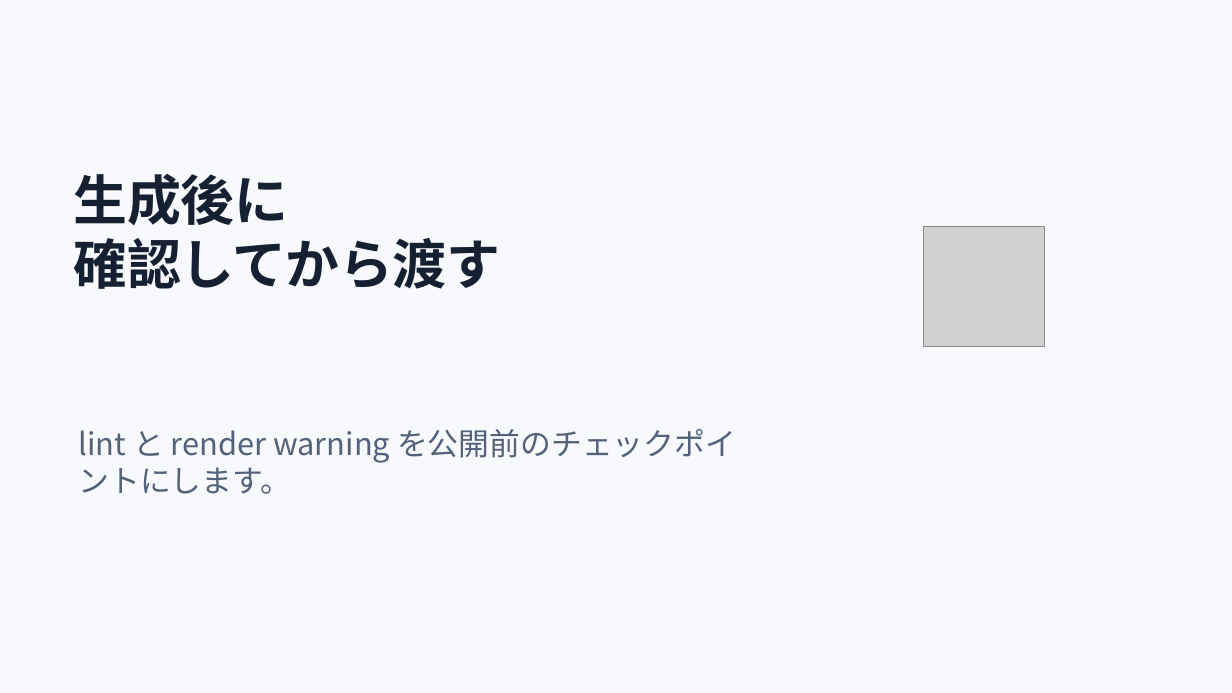
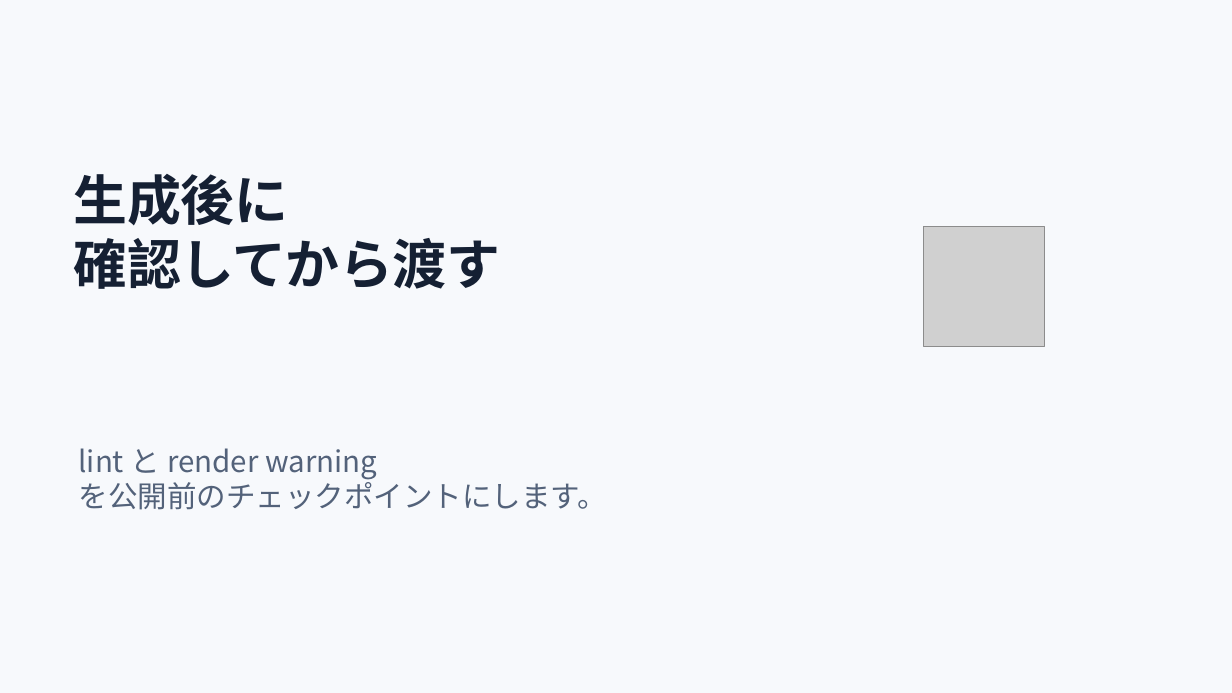
Before and after one commit to murasamelabo/pptcreater, a slide deck: slide 4 of samples/pptcreater-overview-presentation.pptx. Drawn at 1232x693 pixels with LibreOffice and Linux fonts; fonts in the diff are those of the drawing; grey boxes stand for pictures. Boxes give left, top, right and bottom in pixels: in the first picture for what was removed or moved away, otherwise in the second. Text is boxed around its words. In the diff, an @@ line names an element or a change of style, - is before the commit and + after.

```diff
--- a/samples/pptcreater-overview-presentation.pptx
+++ b/samples/pptcreater-overview-presentation.pptx
@@ text at [79, 448, 608, 510]: text changed; size 24 to 23 pt @@
-lint と render warning を公開前のチェックポイントにします。
+lint と render warning
+を公開前のチェックポイントにします。
```
Also in this commit, not shown: 11 other files.
